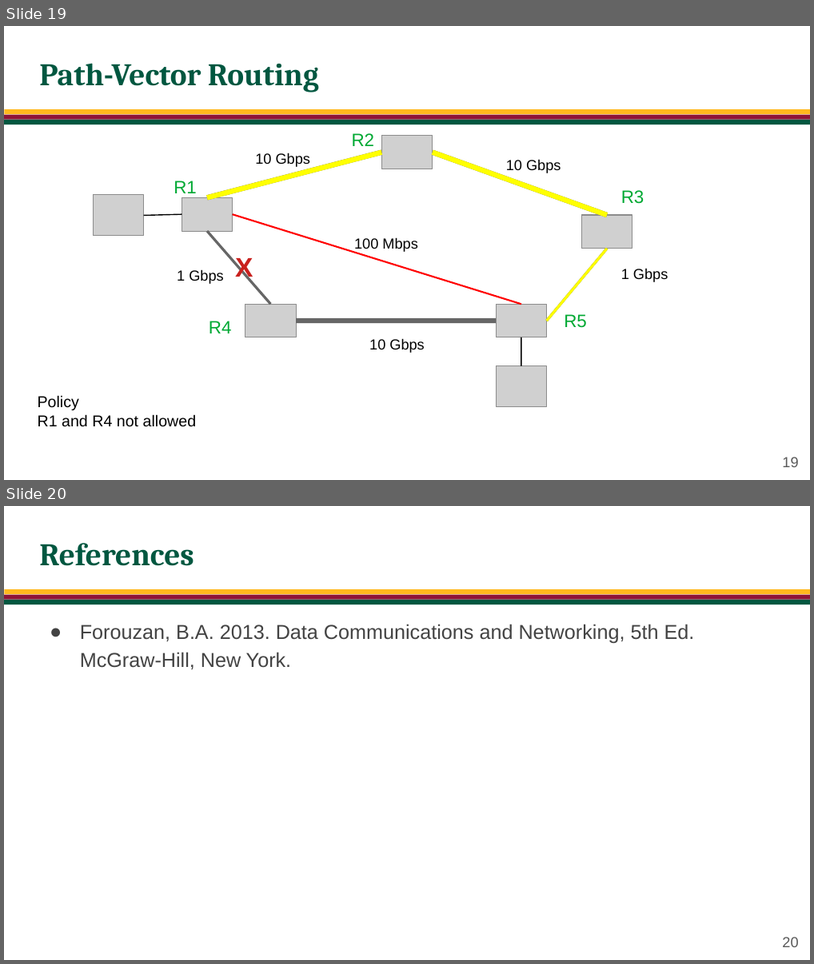
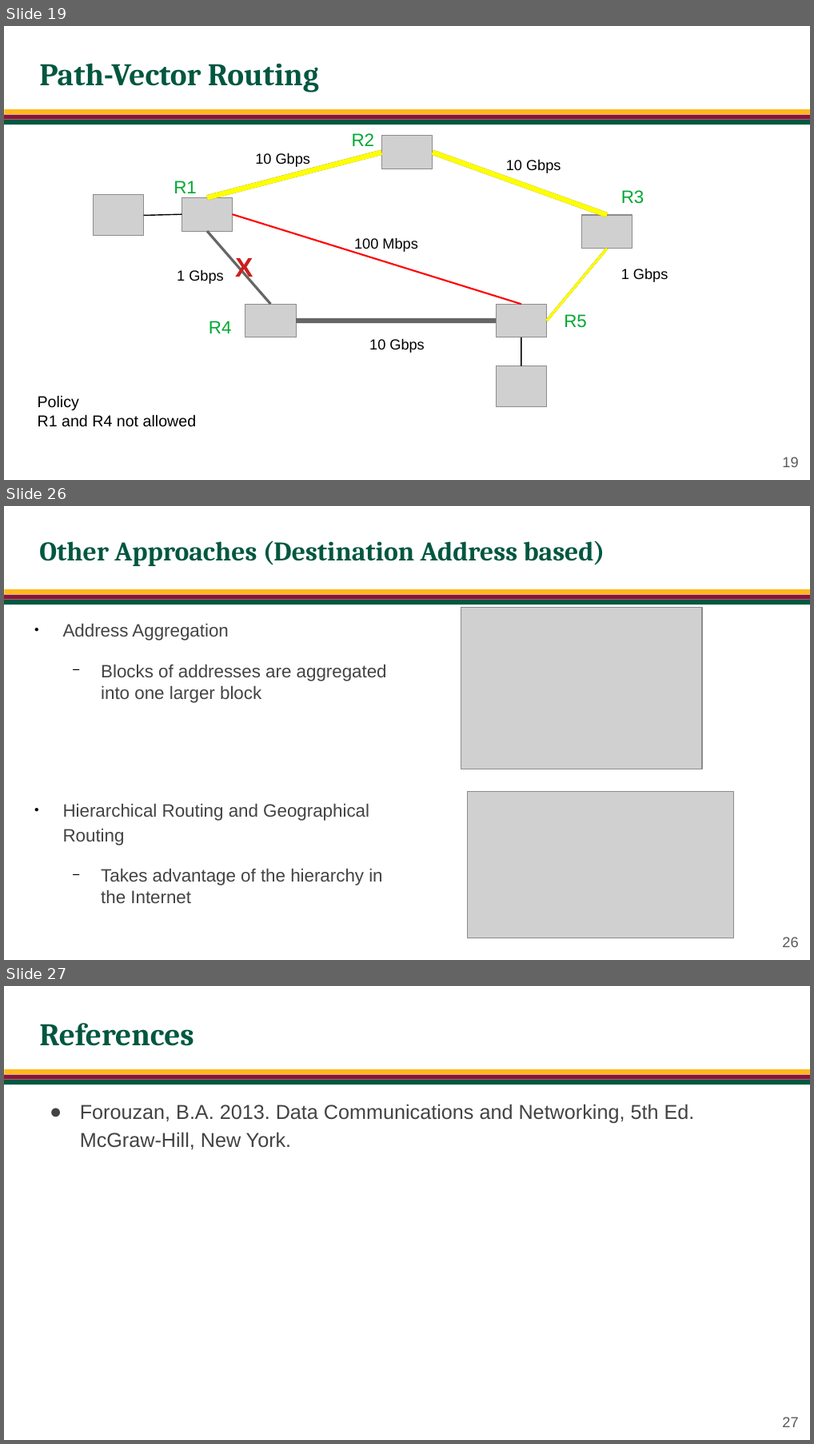
Before and after one commit to jachermocilla/extra-course-materials, a slide deck: cmsc137/slides-rsm/CMSC 137 - 21 - Routing.odp. Shown one above the other, each under a label of ours: slides 19 and 20 before the commit, slides 19, 26 and 27 after it; the slides between them are not shown. The pictures are 814x964 and 814x1444 pixels, drawn with LibreOffice and Linux fonts; fonts in the diff are those of the drawing; grey boxes stand for pictures; background and template pictures are left out. Boxes give left, top, right and bottom in pixels: in the first picture for what was removed or moved away, otherwise in the second. Text is boxed around its words. In the diff, an @@ line names an element or a change of style, - is before the commit and + after.

```diff
--- a/cmsc137/slides-rsm/CMSC 137 - 21 - Routing.odp
+++ b/cmsc137/slides-rsm/CMSC 137 - 21 - Routing.odp
@@ slide 26 added at (4,506,810,960), background #FFFFFF; not listed: 3 template elements that a slide beside it also shows @@
@@ title added at (39,540,606,566), 24 pt, text #005740, bold @@
+Other Approaches (Destination Address based)
@@ text added at (63,623,387,903), 16 pt, text #434343 @@
+● Address Aggregation
+  − Blocks of addresses are aggregated into one larger block
+● Hierarchical Routing and Geographical Routing
+  − Takes advantage of the hierarchy in the Internet
@@ picture added at (462,608,702,769) @@
@@ picture added at (468,792,734,937) @@
@@ page number added at (782,936,798,947), 13 pt, text #595959 @@
+26
@@ what was slide 20 is now slide 27 @@
@@ page number at (782,1416,798,1427): text changed @@
-20
+27
```
Also in this commit, not shown: 1 slide changed, 6 other slides added, 10 other files.
